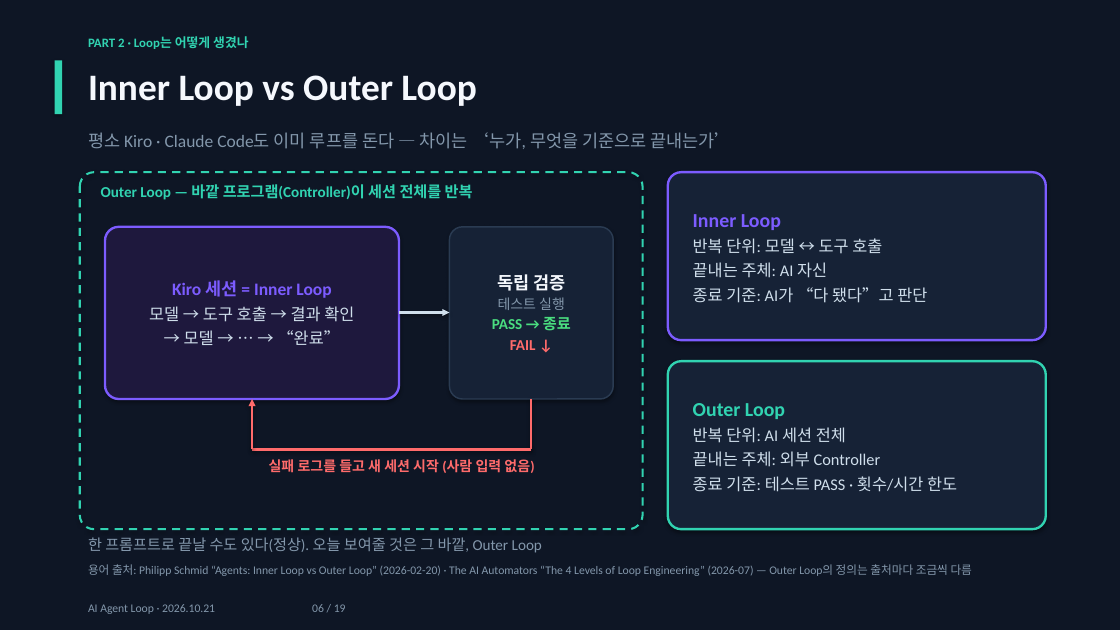
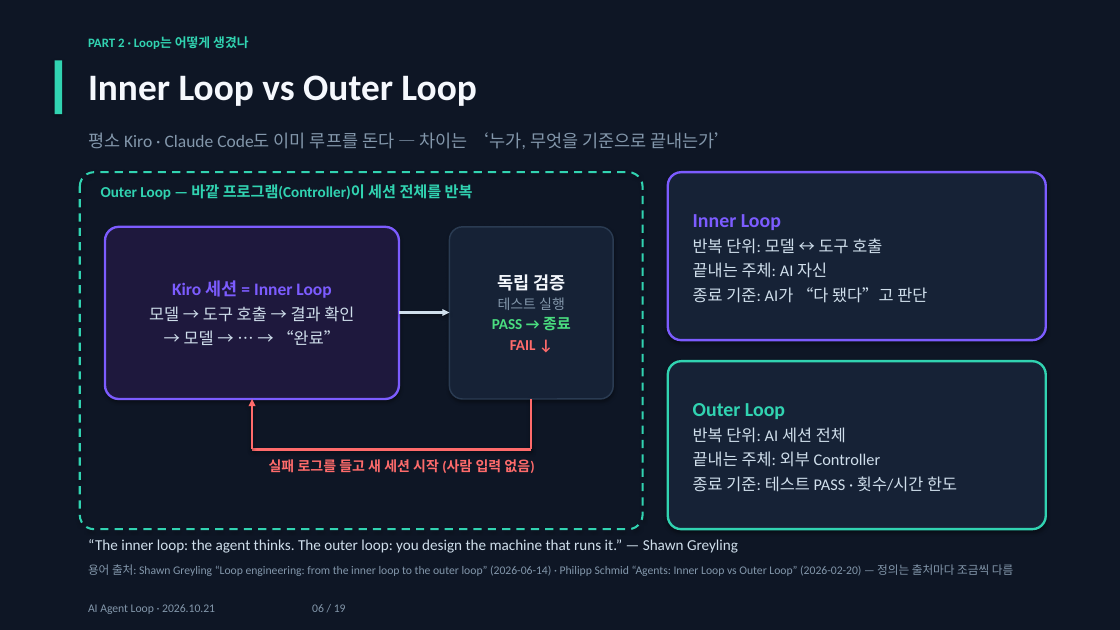
Before and after one commit to jaewon-i/kiro-agent-loop-demo, a slide deck: slide 6 of docs/AI_Agent_Loop.pptx. Drawn at 1120x630 pixels with LibreOffice and Linux fonts; fonts in the diff are those of the drawing. Boxes give left, top, right and bottom in pixels: in the first picture for what was removed or moved away, otherwise in the second. Text is boxed around its words. In the diff, an @@ line names an element or a change of style, - is before the commit and + after.

Commit message:
Cite Shawn Greyling for Inner/Outer Loop on slides 6 and 19

```diff
--- a/docs/AI_Agent_Loop.pptx
+++ b/docs/AI_Agent_Loop.pptx
@@ text at box(88, 539, 738, 553): text changed; text colour #8397AB to #CFDEEB @@
-한 프롬프트로 끝날 수도 있다(정상). 오늘 보여줄 것은 그 바깥, Outer Loop
+“The inner loop: the agent thinks. The outer loop: you design the machine that runs it.” — Shawn Greyling
@@ text at box(88, 564, 1013, 576): text changed @@
-용어 출처: Philipp Schmid “Agents: Inner Loop vs Outer Loop” (2026-02-20) · The AI Automators “The 4 Levels of Loop Engineering” (2026-07) — Outer Loop의 정의는 출처마다 조금씩 다름
+용어 출처: Shawn Greyling “Loop engineering: from the inner loop to the outer loop” (2026-06-14) · Philipp Schmid “Agents: Inner Loop vs Outer Loop” (2026-02-20) — 정의는 출처마다 조금씩 다름
```
Also in this commit, not shown: 1 other slide changed, 1 other file.
